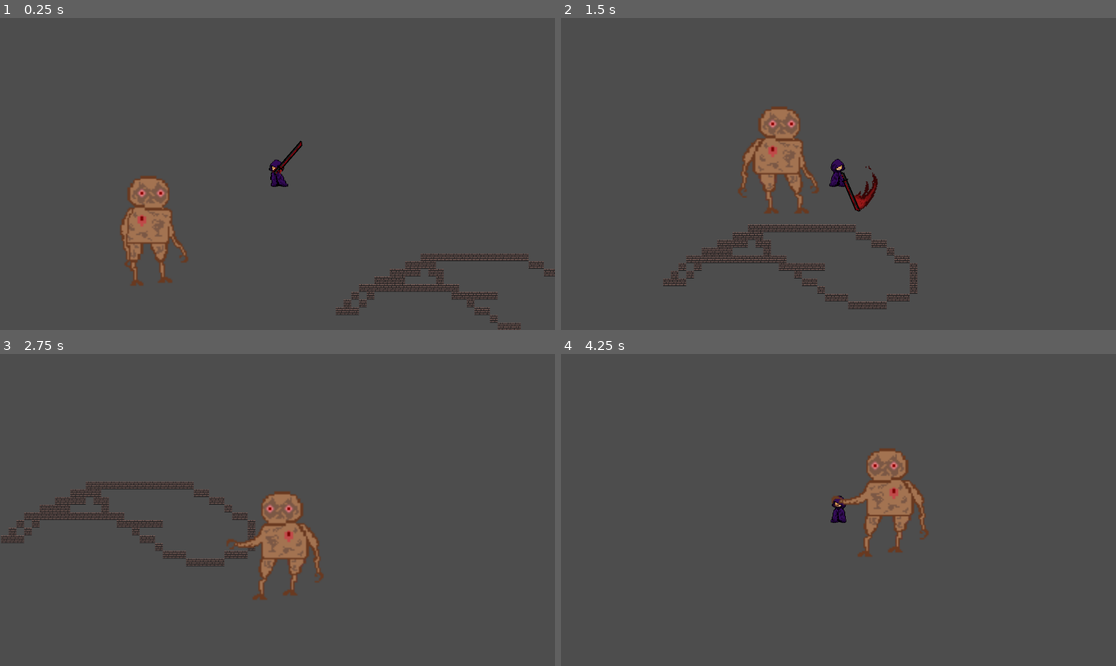
Above: before the commit, frames 1-4 (two rows, left to right).
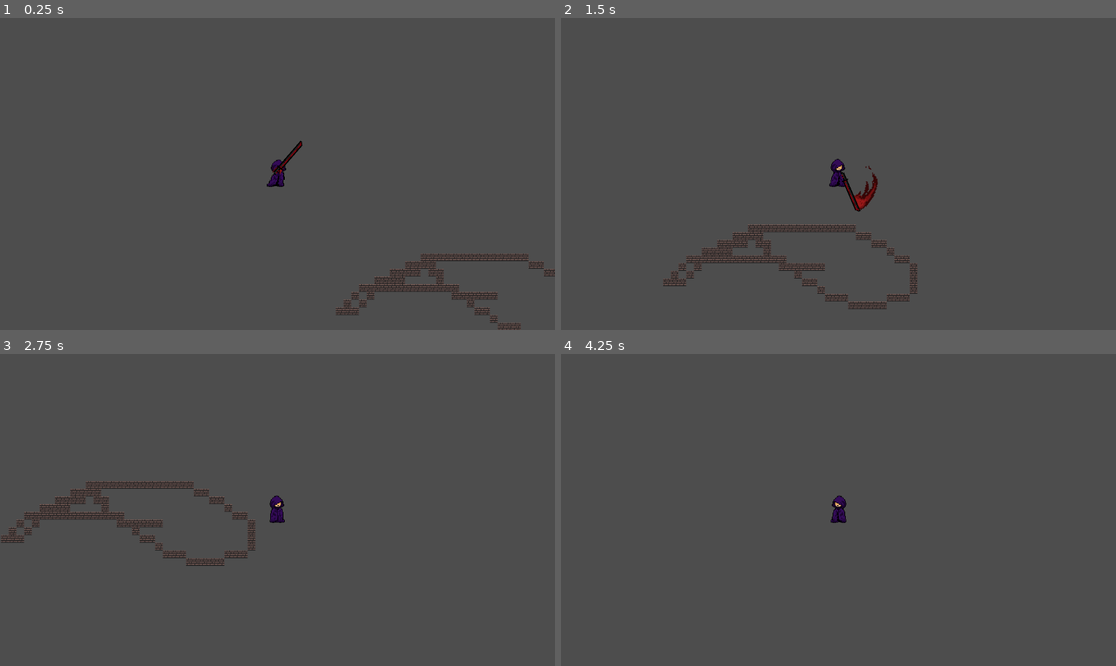
Above: after the commit, the same moments.

Repository: Eathand/GDA-Game
Game: Godot game, scene res://scenes/Main.tscn
Two runs of this game, one before a commit and one after it. Both use one fixed random seed, a clock stepped at 60 frames per second and the inputs below. The engine's default icon, where the game draws it, is replaced by a stand-in: a white triangle on a blue panel in a dark square.
Inputs (mouse positions are in pixels of both pictures, inside the frame that each line leads up to):
- Up to frame 1 (0.25 s): no input
- Up to frame 2 (1.5 s): move the mouse to (960, 158) at 0.52 s; hold D (right) 0.53-1.28 s; tap Shift (dash) at 0.6 s; move the mouse to (727, 189) at 1.27 s; hold S (down) from 1.28 s (still down); click (727, 189) at 1.35 s
- Up to frame 3 (2.75 s): tap Shift (dash) at 1.55, 2.1 s; move the mouse to (333, 441) at 2.02 s; release S (down) at 2.03 s; hold D (right) from 2.03 s (still down)
- Up to frame 4 (4.25 s): move the mouse to (810, 572) at 2.77 s; release D (right) at 2.78 s; hold W (up) 2.78-3.53 s; tap P (test_damage) at 2.85 s; tap Shift (dash) at 3.05, 3.6 s; move the mouse to (1005, 556) at 3.52 s; hold A (left) from 3.53 s (still down)

The runs differ from the first frame. In frame 1, 2.4% of the frame differs, in the area x 21-52%, y 45-86%; in frame 2, 2.4%; in frame 3, 3.5%, in the area x 0-59%, y 40-79%; in frame 4, 2.4%.

Commit message:
all direction dashes

Diff:
--- a/gda-game-capstone/scenes/Main.tscn
+++ b/gda-game-capstone/scenes/Main.tscn
@@ -1,11 +1,10 @@
-[gd_scene load_steps=12 format=3 uid="uid://u6jsd1u1khm8"]
+[gd_scene load_steps=11 format=3 uid="uid://u6jsd1u1khm8"]
 
 [ext_resource type="Texture2D" uid="uid://b6ux81xfksquv" path="res://tileset/0x72_DungeonTilesetII_v1.7/0x72_DungeonTilesetII_v1.7.png" id="1_kb3yc"]
 [ext_resource type="Texture2D" uid="uid://b7kuf7ku4t1sb" path="res://tileset/0x72_DungeonTilesetII_v1.7/atlas_floor-16x16.png" id="2_841kv"]
 [ext_resource type="Texture2D" uid="uid://cbqg5dxn4kvbc" path="res://tileset/0x72_DungeonTilesetII_v1.7/atlas_walls_high-16x32.png" id="3_loqeb"]
 [ext_resource type="Texture2D" uid="uid://778ae7qkf6aw" path="res://tileset/0x72_DungeonTilesetII_v1.7/atlas_walls_low-16x16.png" id="4_vcqlc"]
 [ext_resource type="PackedScene" uid="uid://dw7pcx2ur8mps" path="res://scenes/player.tscn" id="5_5qw7p"]
-[ext_resource type="PackedScene" uid="uid://bdav71f162way" path="res://scenes/mob.tscn" id="6_qb5rt"]
 
 [sub_resource type="TileSetAtlasSource" id="TileSetAtlasSource_jl4hk"]
 texture = ExtResource("1_kb3yc")
@@ -902,6 +901,3 @@
 
 [node name="Player" parent="." instance=ExtResource("5_5qw7p")]
 position = Vector2(439, 235)
-
-[node name="Mob" parent="." instance=ExtResource("6_qb5rt")]
-position = Vector2(160, 353)
--- a/gda-game-capstone/scenes/player.tscn
+++ b/gda-game-capstone/scenes/player.tscn
@@ -1,17 +1,40 @@
-[gd_scene load_steps=23 format=3 uid="uid://dw7pcx2ur8mps"]
+[gd_scene load_steps=41 format=3 uid="uid://dw7pcx2ur8mps"]
 
 [ext_resource type="Script" path="res://scripts/player.gd" id="1_frp8s"]
 [ext_resource type="Texture2D" uid="uid://bphvuxclha51t" path="res://assets/maincharacter-Sheet.png" id="2_5tfbi"]
 [ext_resource type="Texture2D" uid="uid://bjsbddrlrame8" path="res://assets/dash-frame-Sheet.png" id="2_8juja"]
 [ext_resource type="Texture2D" uid="uid://8c0dabow04vf" path="res://assets/maincharacter (1).png" id="2_8whyy"]
 [ext_resource type="Texture2D" uid="uid://clmnqn8jy54g1" path="res://assets/dash-up-Sheet.png" id="2_bqeyg"]
+[ext_resource type="Texture2D" uid="uid://2w7evahh4624" path="res://assets/dash-diag-up-Sheet.png" id="2_y52sb"]
+[ext_resource type="Texture2D" uid="uid://cnfe0smg6i3yt" path="res://assets/dash-down-Sheet.png" id="3_1teot"]
 [ext_resource type="PackedScene" uid="uid://cwpoiwpgp5ykn" path="res://scenes/sword.tscn" id="3_ro1b5"]
+[ext_resource type="Texture2D" uid="uid://dxgele8nlp3qs" path="res://assets/dash-diag-down-Sheet.png" id="4_hn761"]
 
 [sub_resource type="CircleShape2D" id="CircleShape2D_r0sq4"]
 
 [sub_resource type="CircleShape2D" id="CircleShape2D_c313q"]
 radius = 16.0
 
+[sub_resource type="AtlasTexture" id="AtlasTexture_rdv7d"]
+atlas = ExtResource("2_y52sb")
+region = Rect2(0, 0, 1024, 1024)
+
+[sub_resource type="AtlasTexture" id="AtlasTexture_bgesn"]
+atlas = ExtResource("2_y52sb")
+region = Rect2(1024, 0, 1024, 1024)
+
+[sub_resource type="AtlasTexture" id="AtlasTexture_vpuvg"]
+atlas = ExtResource("2_y52sb")
+region = Rect2(2048, 0, 1024, 1024)
+
+[sub_resource type="AtlasTexture" id="AtlasTexture_liubv"]
+atlas = ExtResource("2_y52sb")
+region = Rect2(3072, 0, 1024, 1024)
+
+[sub_resource type="AtlasTexture" id="AtlasTexture_s5w8e"]
+atlas = ExtResource("2_y52sb")
+region = Rect2(4096, 0, 1024, 1024)
+
 [sub_resource type="AtlasTexture" id="AtlasTexture_u7g65"]
 atlas = ExtResource("2_bqeyg")
 region = Rect2(0, 0, 1024, 1024)
@@ -30,6 +53,46 @@
 
 [sub_resource type="AtlasTexture" id="AtlasTexture_wvhdk"]
 atlas = ExtResource("2_bqeyg")
+region = Rect2(4096, 0, 1024, 1024)
+
+[sub_resource type="AtlasTexture" id="AtlasTexture_uyarn"]
+atlas = ExtResource("4_hn761")
+region = Rect2(0, 0, 1024, 1024)
+
+[sub_resource type="AtlasTexture" id="AtlasTexture_gpw6y"]
+atlas = ExtResource("4_hn761")
+region = Rect2(1024, 0, 1024, 1024)
+
+[sub_resource type="AtlasTexture" id="AtlasTexture_wccfl"]
+atlas = ExtResource("4_hn761")
+region = Rect2(2048, 0, 1024, 1024)
+
+[sub_resource type="AtlasTexture" id="AtlasTexture_lywmg"]
+atlas = ExtResource("4_hn761")
+region = Rect2(3072, 0, 1024, 1024)
+
+[sub_resource type="AtlasTexture" id="AtlasTexture_iyhrh"]
+atlas = ExtResource("4_hn761")
+region = Rect2(4096, 0, 1024, 1024)
+
+[sub_resource type="AtlasTexture" id="AtlasTexture_1er3x"]
+atlas = ExtResource("3_1teot")
+region = Rect2(0, 0, 1024, 1024)
+
+[sub_resource type="AtlasTexture" id="AtlasTexture_1mwa3"]
+atlas = ExtResource("3_1teot")
+region = Rect2(1024, 0, 1024, 1024)
+
+[sub_resource type="AtlasTexture" id="AtlasTexture_6uhx6"]
+atlas = ExtResource("3_1teot")
+region = Rect2(2048, 0, 1024, 1024)
+
+[sub_resource type="AtlasTexture" id="AtlasTexture_74kvi"]
+atlas = ExtResource("3_1teot")
+region = Rect2(3072, 0, 1024, 1024)
+
+[sub_resource type="AtlasTexture" id="AtlasTexture_nov3q"]
+atlas = ExtResource("3_1teot")
 region = Rect2(4096, 0, 1024, 1024)
 
 [sub_resource type="AtlasTexture" id="AtlasTexture_ynnvj"]
@@ -68,6 +131,26 @@
 animations = [{
 "frames": [{
 "duration": 1.0,
+"texture": SubResource("AtlasTexture_rdv7d")
+}, {
+"duration": 1.0,
+"texture": SubResource("AtlasTexture_bgesn")
+}, {
+"duration": 1.0,
+"texture": SubResource("AtlasTexture_vpuvg")
+}, {
+"duration": 1.0,
+"texture": SubResource("AtlasTexture_liubv")
+}, {
+"duration": 1.0,
+"texture": SubResource("AtlasTexture_s5w8e")
+}],
+"loop": true,
+"name": &"NWdash",
+"speed": 9.0
+}, {
+"frames": [{
+"duration": 1.0,
 "texture": SubResource("AtlasTexture_u7g65")
 }, {
 "duration": 1.0,
@@ -84,6 +167,46 @@
 }],
 "loop": true,
 "name": &"Ndash",
+"speed": 10.0
+}, {
+"frames": [{
+"duration": 1.0,
+"texture": SubResource("AtlasTexture_uyarn")
+}, {
+"duration": 1.0,
+"texture": SubResource("AtlasTexture_gpw6y")
+}, {
+"duration": 1.0,
+"texture": SubResource("AtlasTexture_wccfl")
+}, {
+"duration": 1.0,
+"texture": SubResource("AtlasTexture_lywmg")
+}, {
+"duration": 1.0,
+"texture": SubResource("AtlasTexture_iyhrh")
+}],
+"loop": true,
+"name": &"SWdash",
+"speed": 8.0
+}, {
+"frames": [{
+"duration": 1.0,
+"texture": SubResource("AtlasTexture_1er3x")
+}, {
+"duration": 1.0,
+"texture": SubResource("AtlasTexture_1mwa3")
+}, {
+"duration": 1.0,
+"texture": SubResource("AtlasTexture_6uhx6")
+}, {
+"duration": 1.0,
+"texture": SubResource("AtlasTexture_74kvi")
+}, {
+"duration": 1.0,
+"texture": SubResource("AtlasTexture_nov3q")
+}],
+"loop": true,
+"name": &"Sdash",
 "speed": 10.0
 }, {
 "frames": [{
@@ -147,8 +270,9 @@
 [node name="AnimatedSprite2D" type="AnimatedSprite2D" parent="."]
 scale = Vector2(0.171, 0.171)
 sprite_frames = SubResource("SpriteFrames_umv7s")
-animation = &"Ndash"
-frame_progress = 0.770287
+animation = &"SWdash"
+frame_progress = 0.751808
+flip_h = true
 
 [node name="Timer" type="Timer" parent="."]
 
--- a/gda-game-capstone/scripts/player.gd
+++ b/gda-game-capstone/scripts/player.gd
@@ -61,8 +61,25 @@
 			start_dash(direction)
 			if Input.is_action_pressed("up"):
 				animated_sprite_2d.play("Ndash")
+				animated_sprite_2d.flip_h = false
 			else:
 				animated_sprite_2d.play("daash")
+				animated_sprite_2d.flip_h = false
+			if Input.is_action_pressed("down"):
+				animated_sprite_2d.play("Sdash")
+				animated_sprite_2d.flip_h = false
+			if Input.is_action_pressed("up") and Input.is_action_pressed("left"):
+				animated_sprite_2d.play("NWdash")
+				animated_sprite_2d.flip_h = false
+			if Input.is_action_pressed("down") and Input.is_action_pressed("left"):
+				animated_sprite_2d.play("SWdash")
+				animated_sprite_2d.flip_h = false
+			if Input.is_action_pressed("up") and Input.is_action_pressed("right"):
+				animated_sprite_2d.play("NWdash")
+				animated_sprite_2d.flip_h = true
+			if Input.is_action_pressed("down") and Input.is_action_pressed("right"):
+				animated_sprite_2d.play("SWdash")
+				animated_sprite_2d.flip_h = true
 		else:
 			playercol.disabled = false
 
Binary file added: gda-game-capstone/assets/dash-diag-down-Sheet.png
Not shown, added: gda-game-capstone/assets/dash-diag-down-Sheet.png.import
Binary file added: gda-game-capstone/assets/dash-diag-up-Sheet.png
Not shown, added: gda-game-capstone/assets/dash-diag-up-Sheet.png.import
Binary file added: gda-game-capstone/assets/dash-down-Sheet.png
Not shown, added: gda-game-capstone/assets/dash-down-Sheet.png.import
